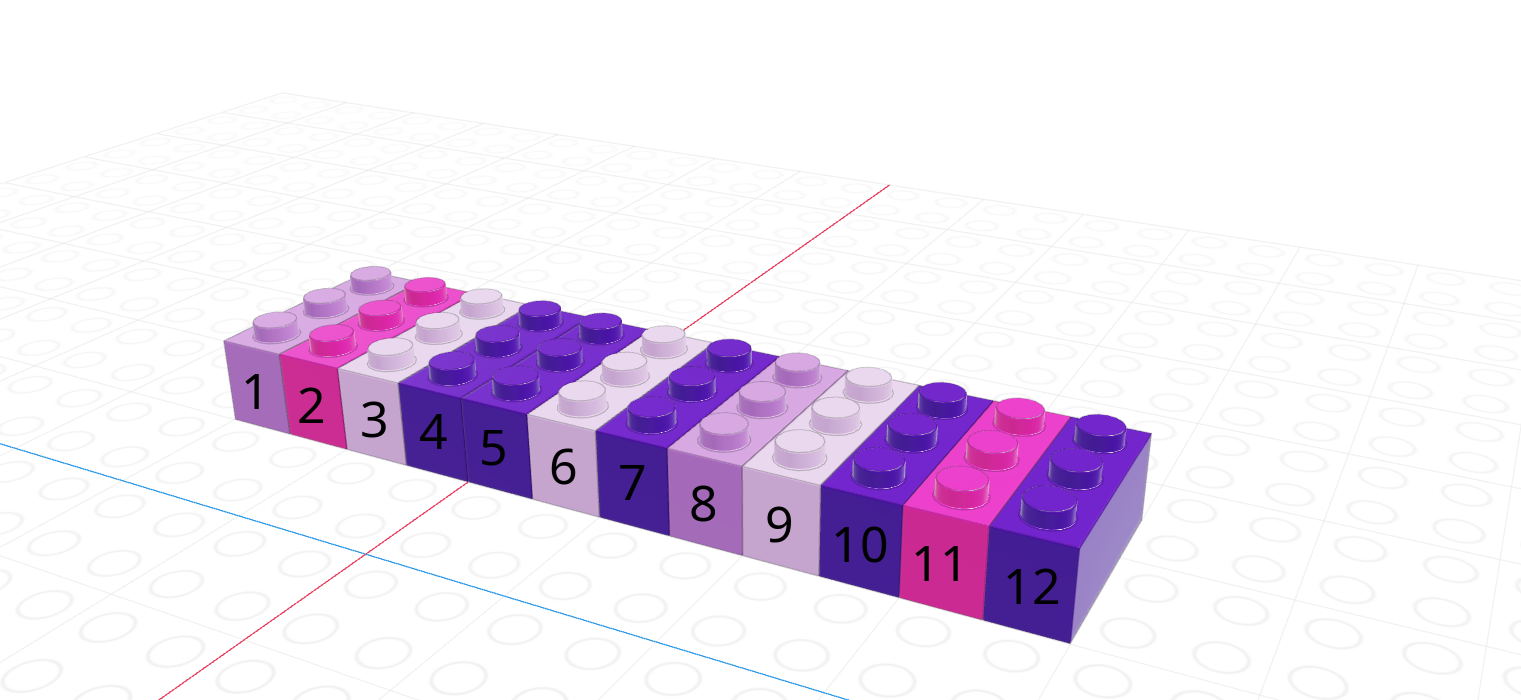
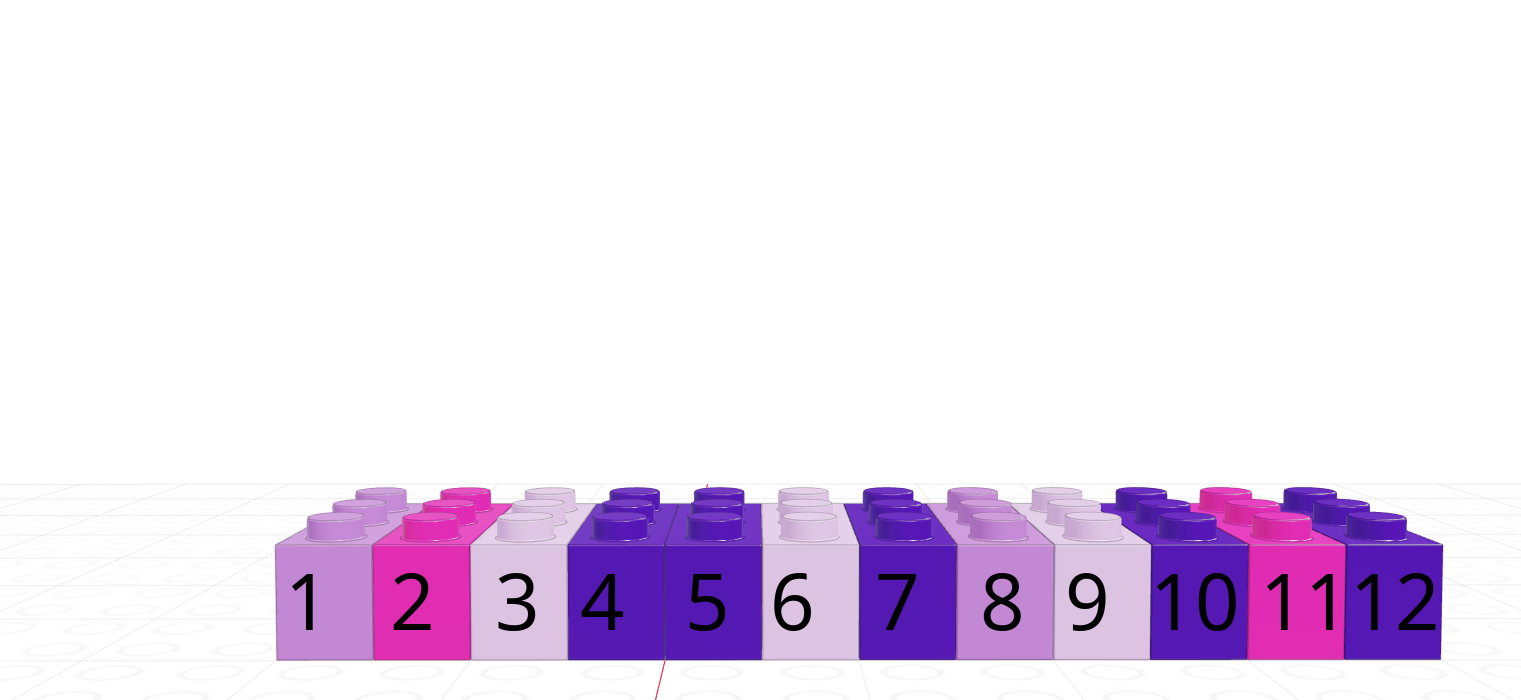
Revision of a layered 1521px x 700px image; what changed, layer by layer:
removed layer "7 #1" over [619,465,645,500]
removed layer "6" over [551,448,576,485]
removed layer "5 #1" over [481,430,506,466]
removed layer "4 #1" over [419,414,447,449]
removed layer "3 #1" over [361,401,387,438]
removed layer "2 #1" over [299,387,324,423]
renamed "1 #1" to "1 2 3 4 5 6 7 8 9...", painted on it over [245,374,1436,631]
removed layer "12" over [1007,568,1059,604]
removed layer "11 #1" over [915,546,959,581]
removed layer "10 #1" over [835,526,887,563]
removed layer "9 #1" over [767,506,792,543]
removed layer "8 #1" over [691,485,716,522]
painted on "Pasted Layer" over [0,92,1521,700]
